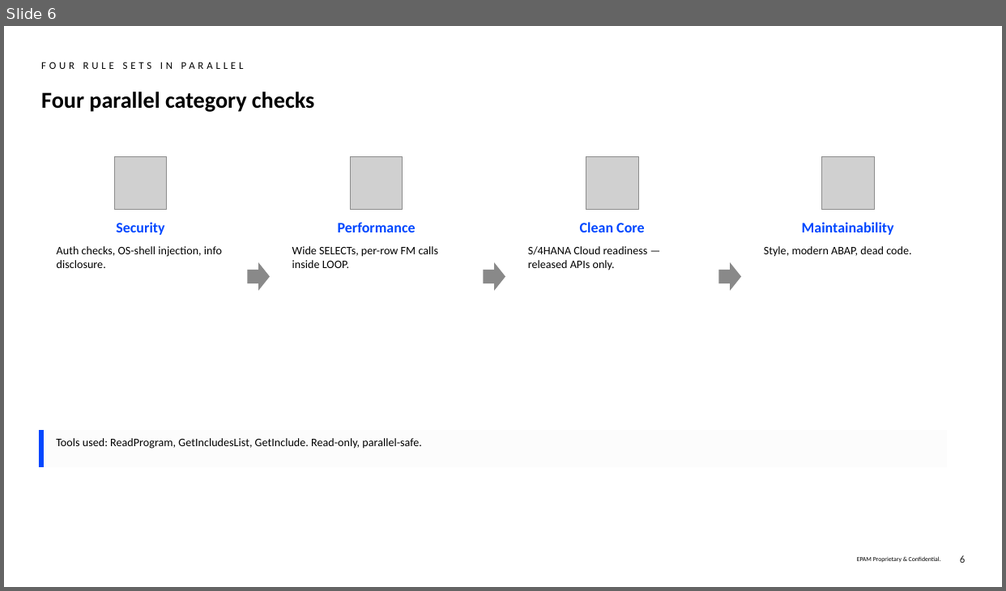
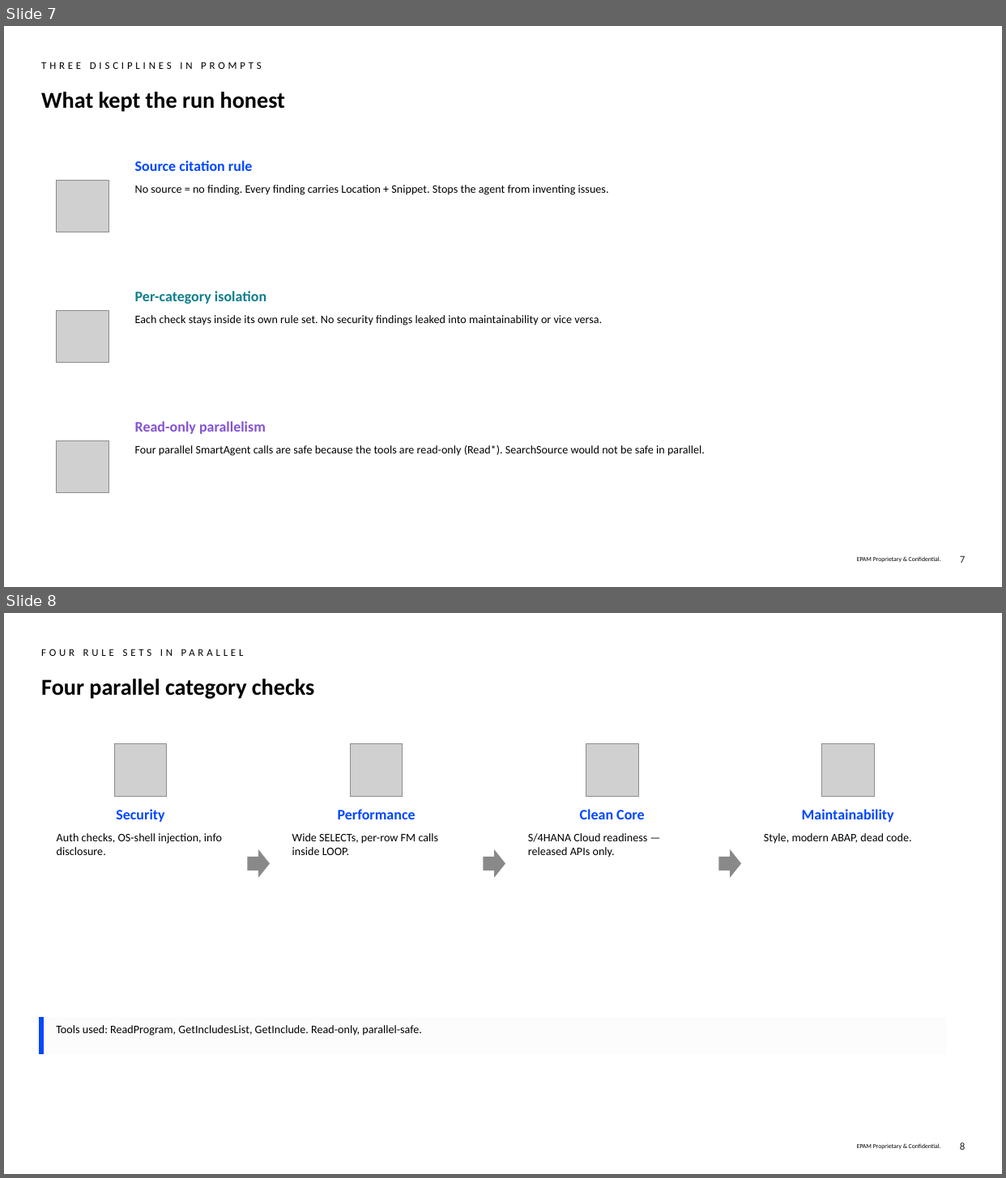
Before and after one commit to fr0ster/cloud-llm-hub, a slide deck: docs/tutorials/code-review/examples/ZDMS_UPLOAD_FILES/report.simple-deck.pptx. Shown one above the other, each under a label of ours: slide 6 before the commit, slides 7 and 8 after it. The pictures are 1006x591 and 1006x1178 pixels, drawn with LibreOffice and Linux fonts; fonts in the diff are those of the drawing; grey boxes stand for pictures; background and template pictures are left out. Boxes give left, top, right and bottom in pixels: in the first picture for what was removed or moved away, otherwise in the second. Text is boxed around its words. In the diff, an @@ line names an element or a change of style, - is before the commit and + after.

```diff
--- a/docs/tutorials/code-review/examples/ZDMS_UPLOAD_FILES/report.simple-deck.pptx
+++ b/docs/tutorials/code-review/examples/ZDMS_UPLOAD_FILES/report.simple-deck.pptx
@@ slide 7 added at (4,26,1002,587), background #FFFFFF; not listed: 2 template elements that a slide beside it also shows @@
@@ text added at (41,62,262,69), 10 pt, text #000000 @@
+THREE DISCIPLINES IN PROMPTS
@@ title added at (41,92,285,112), 22 pt, text #000000, bold @@
+What kept the run honest
@@ text added at (135,160,609,195), 11 pt, text #000000 @@
+Source citation rule
+No source = no finding. Every finding carries Location + Snippet. Stops the agent from inventing issues.
@@ picture added at (57,180,108,233) @@
@@ text added at (135,291,602,326), 11 pt, text #000000 @@
+Per-category isolation
+Each check stays inside its own rule set. No security findings leaked into maintainability or vice versa.
@@ picture added at (57,310,108,363) @@
@@ text added at (135,421,705,456), 11 pt, text #000000 @@
+Read-only parallelism
+Four parallel SmartAgent calls are safe because the tools are read-only (Read*). SearchSource would not be safe in parallel.
@@ picture added at (57,441,108,493) @@
@@ what was slide 6 is now slide 8 @@
```
Also in this commit, not shown: 1 other slide added, 1 other file.
